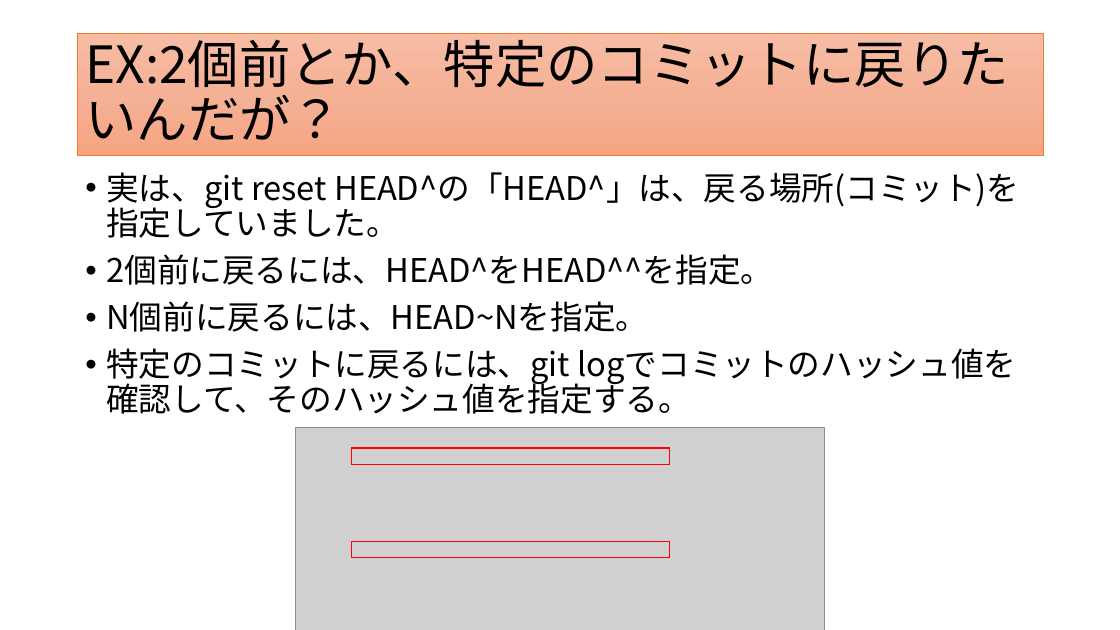
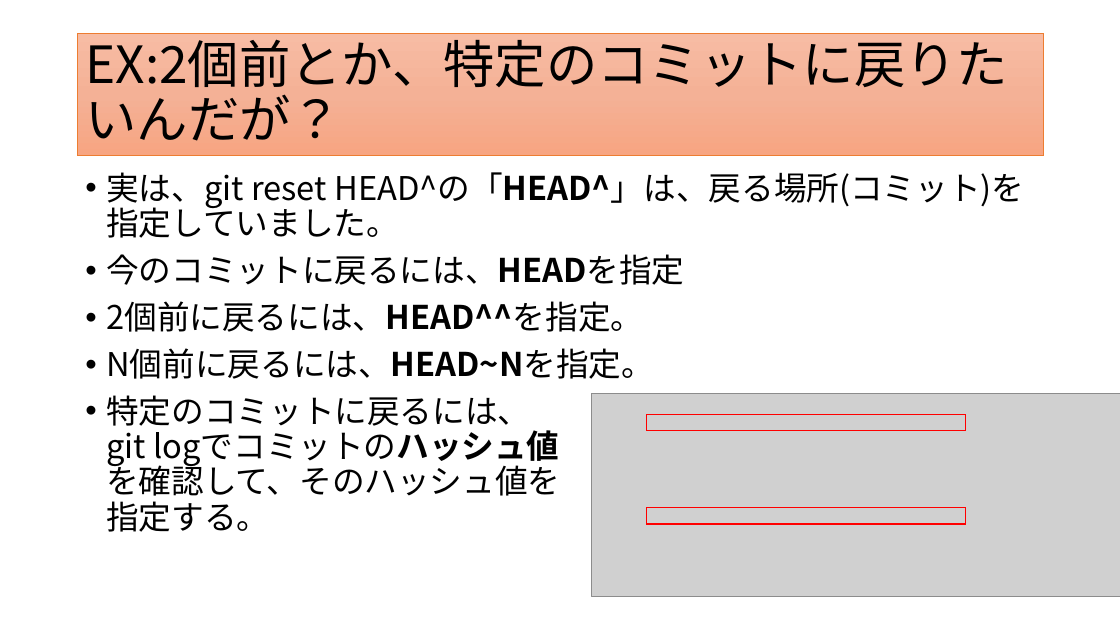
Before and after one commit to maru0519/git-edu, a slide deck: slide 24 of siryou.pptx (slide 25 before the commit). Drawn at 1120x630 pixels with LibreOffice and Linux fonts; fonts in the diff are those of the drawing; grey boxes stand for pictures. Boxes give left, top, right and bottom in pixels: in the first picture for what was removed or moved away, otherwise in the second. Text is boxed around its words. In the diff, an @@ line names an element or a change of style, - is before the commit and + after.

```diff
--- a/siryou.pptx
+++ b/siryou.pptx
@@ text at box(106, 172, 1024, 379): bold on in "HEAD^の「HEAD^」は、戻る場所(コミット)を指定していました。", "N個前に戻るには、HEAD~Nを指定。" @@
@@ text at box(106, 254, 684, 332): text changed @@
-• 2個前に戻るには、HEAD^をHEAD^^を指定。
+• 今のコミットに戻るには、HEADを指定
+• 2個前に戻るには、HEAD^^を指定。
@@ text at box(106, 395, 560, 532): spaces changed @@
-• 特定のコミットに戻るには、git logでコミットのハッシュ値を確認して、そのハッシュ値を指定する。
+• 特定のコミットに戻るには、
+  git logでコミットのハッシュ値
+  を確認して、そのハッシュ値を
+  指定する。
@@ 2 rectangles, 1 picture: place and size @@
-2 rectangles, 1 picture at box(296, 428, 824, 630)
+2 rectangles, 1 picture at box(592, 393, 1120, 597)
```
Also in this commit, not shown: 17 other slides changed, 35 slides added, 4 slides removed.
